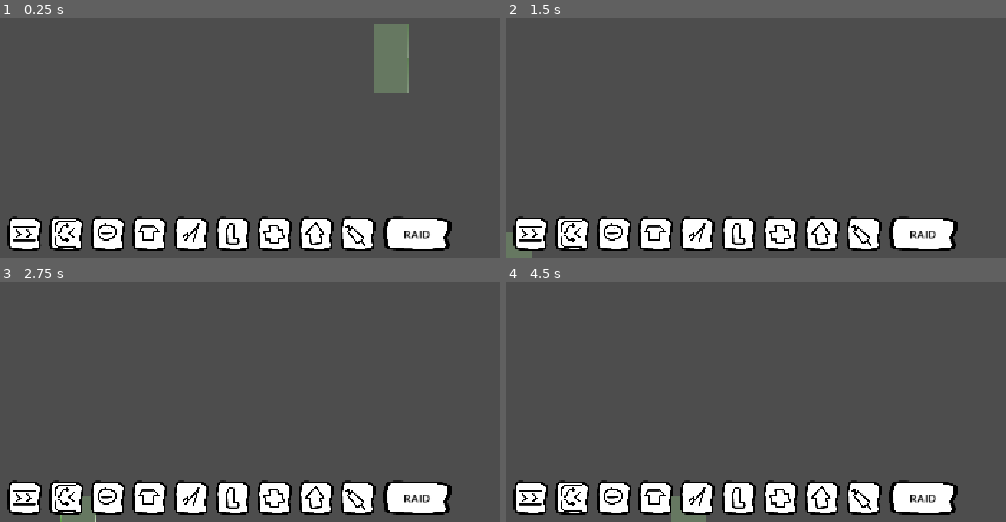
Above: before the commit, frames 1-4 (two rows, left to right).
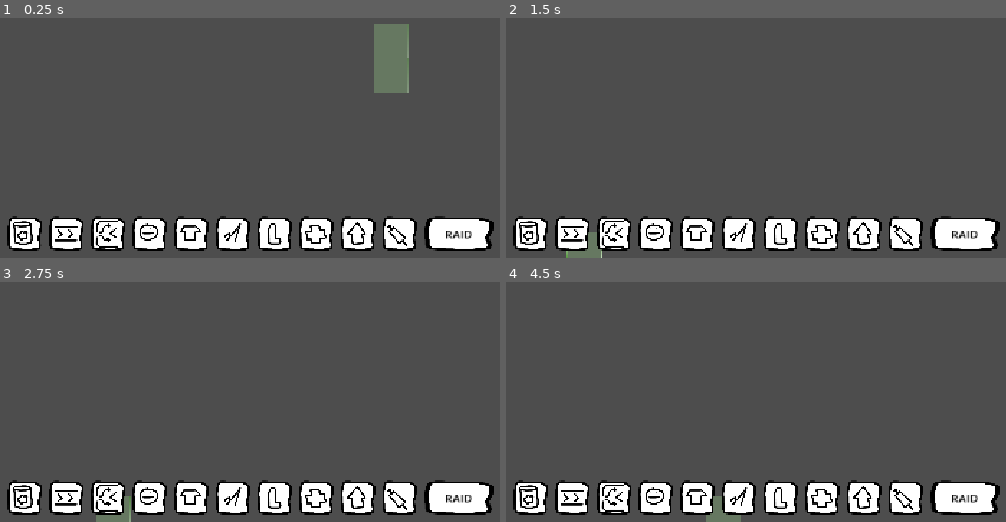
Above: after the commit, the same moments.

Repository: Schlutzkrapfen/Camara-Game
Game: Godot game, scene res://Levels/main_scene.tscn
Same seed, same stepped clock (60 frames per second), same inputs: the game is played once before the commit and once after it.
Inputs (mouse positions are in pixels of both pictures, inside the frame that each line leads up to; where the layout moved, square brackets give the same spot in the first picture):
- Up to frame 1 (0.25 s): no input
- Up to frame 2 (1.5 s): click (531, 234) at 0.52 s; click (571, 234) [531, 234] at 1.25 s
- Up to frame 3 (2.75 s): click (110, 498) [65, 498] at 2 s
- Up to frame 4 (4.5 s): click (656, 498) [616, 498] at 2.75 s; click (696, 498) [656, 498] at 3.5 s; click (741, 498) [696, 498] at 4.25 s

The runs differ from the first frame. In frame 1, 3.5% of the frame differs, in the area x 2-99%, y 82-98%; in frame 2, 4.2%; in frame 3, 4.2%; in frame 4, 4.2%, in the area x 2-99%, y 82-100%.

Commit message:
feat: GooFactory UI

Diff:
--- a/Levels/UI.tscn
+++ b/Levels/UI.tscn
@@ -2,6 +2,7 @@
 
 [ext_resource type="Texture2D" uid="uid://dalccafnwdot3" path="res://assets/Sprites/UI/ButtonBase.png" id="1_l0ruv"]
 [ext_resource type="Texture2D" uid="uid://cktfcrt4m1nuf" path="res://assets/Sprites/UI/ConveorBelt.png" id="2_h5jps"]
+[ext_resource type="Texture2D" uid="uid://hqx3umaqa5t3" path="res://assets/Sprites/UI/GooFactory.png" id="2_npwta"]
 [ext_resource type="Texture2D" uid="uid://bgpdi2fcxmyui" path="res://assets/Sprites/UI/Splitter.png" id="3_magve"]
 [ext_resource type="Texture2D" uid="uid://bsk37tqt3afgy" path="res://assets/Sprites/UI/HeadFactory.png" id="4_npwta"]
 [ext_resource type="Texture2D" uid="uid://vtq5rlvbldvd" path="res://assets/Sprites/UI/TorsoFactory.png" id="5_1j87n"]
@@ -32,6 +33,29 @@
 theme_override_constants/separation = 10
 accessibility_region = true
 
+[node name="GooFactory" type="TextureButton" parent="Margin/HBox" unique_id=69694232]
+custom_minimum_size = Vector2(50, 50)
+layout_mode = 2
+texture_normal = ExtResource("1_l0ruv")
+ignore_texture_size = true
+stretch_mode = 4
+
+[node name="TextureRect" type="TextureRect" parent="Margin/HBox/GooFactory" unique_id=1047585300]
+layout_mode = 1
+anchors_preset = 8
+anchor_left = 0.5
+anchor_top = 0.5
+anchor_right = 0.5
+anchor_bottom = 0.5
+offset_left = -20.0
+offset_top = -20.0
+offset_right = 20.0
+offset_bottom = 20.0
+grow_horizontal = 2
+grow_vertical = 2
+texture = ExtResource("2_npwta")
+expand_mode = 1
+
 [node name="ConveyorBelt" type="TextureButton" parent="Margin/HBox" unique_id=1778342489]
 custom_minimum_size = Vector2(50, 50)
 layout_mode = 2
--- a/Levels/main_scene_RobertTesting.tscn
+++ b/Levels/main_scene_RobertTesting.tscn
@@ -1,7 +1,7 @@
 [gd_scene format=3 uid="uid://dsmrf3r26mbjx"]
 
 [ext_resource type="Texture2D" uid="uid://d3jnlwymjk0yl" path="res://assets/Protype Factory/conver Belt.png" id="1_iuxem"]
-[ext_resource type="Script" uid="uid://qc7ohwp5cnrk" path="res://Levels/CameraController.gd" id="1_q6pkb"]
+[ext_resource type="Script" uid="uid://qc7ohwp5cnrk" path="res://script/CameraController.gd" id="1_q6pkb"]
 [ext_resource type="Texture2D" uid="uid://dab8ry1vc6pti" path="res://assets/Protype Factory/factory.png" id="2_2d3ho"]
 [ext_resource type="Texture2D" uid="uid://b5w0sxaixnlhk" path="res://assets/Protype Factory/splitter.png" id="3_q6pkb"]
 [ext_resource type="Texture2D" uid="uid://d27i4qnwa0txv" path="res://assets/Protype Factory/headfactory.png" id="4_fo3dw"]
@@ -78,9 +78,6 @@
 position = Vector2(576, 327)
 script = ExtResource("1_q6pkb")
 locked = true
-world_bounds = Rect2(0, -2000, 1000, 4000)
-min_zoom = 1.0
-max_zoom = 5.0
 
 [node name="MainTailMap" type="TileMapLayer" parent="." unique_id=271784119]
 scale = Vector2(0.1, 0.1)
Binary file added: assets/Sprites/UI/GooFactory.png
Not shown, added: assets/Sprites/UI/GooFactory.png.import
